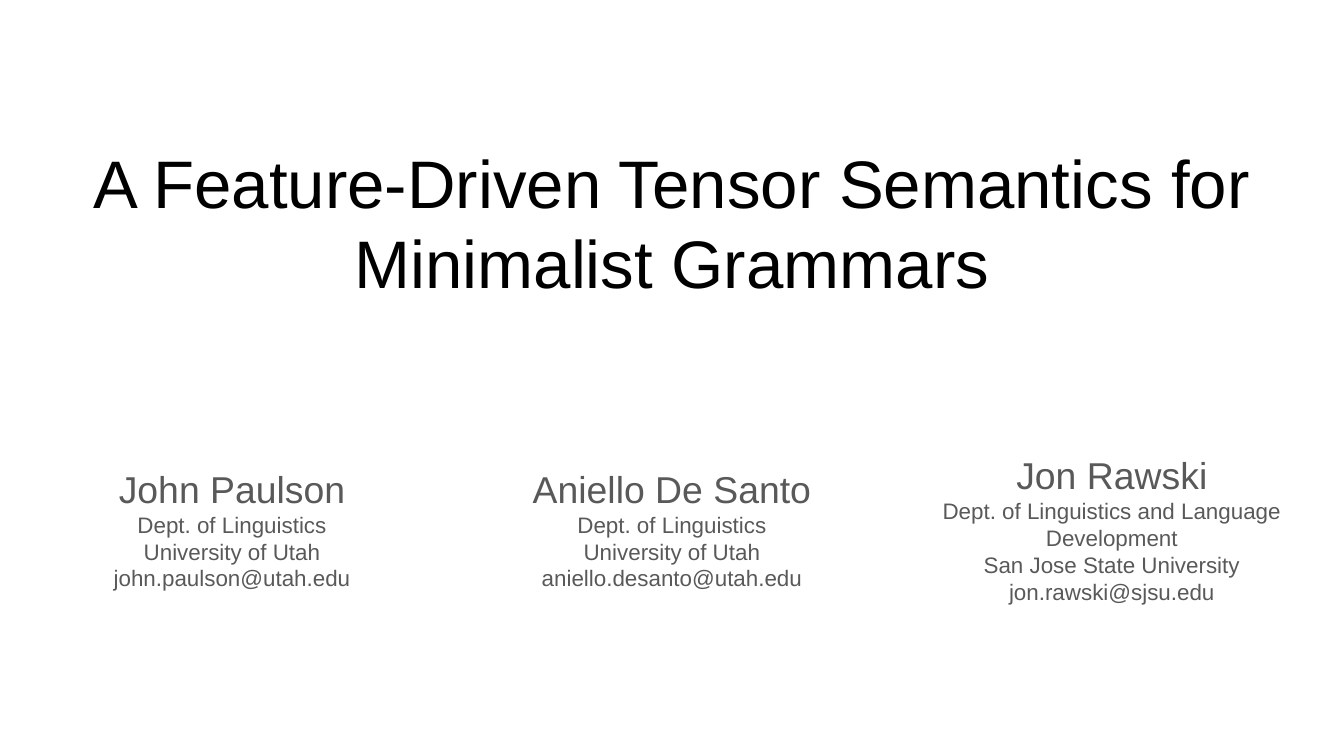
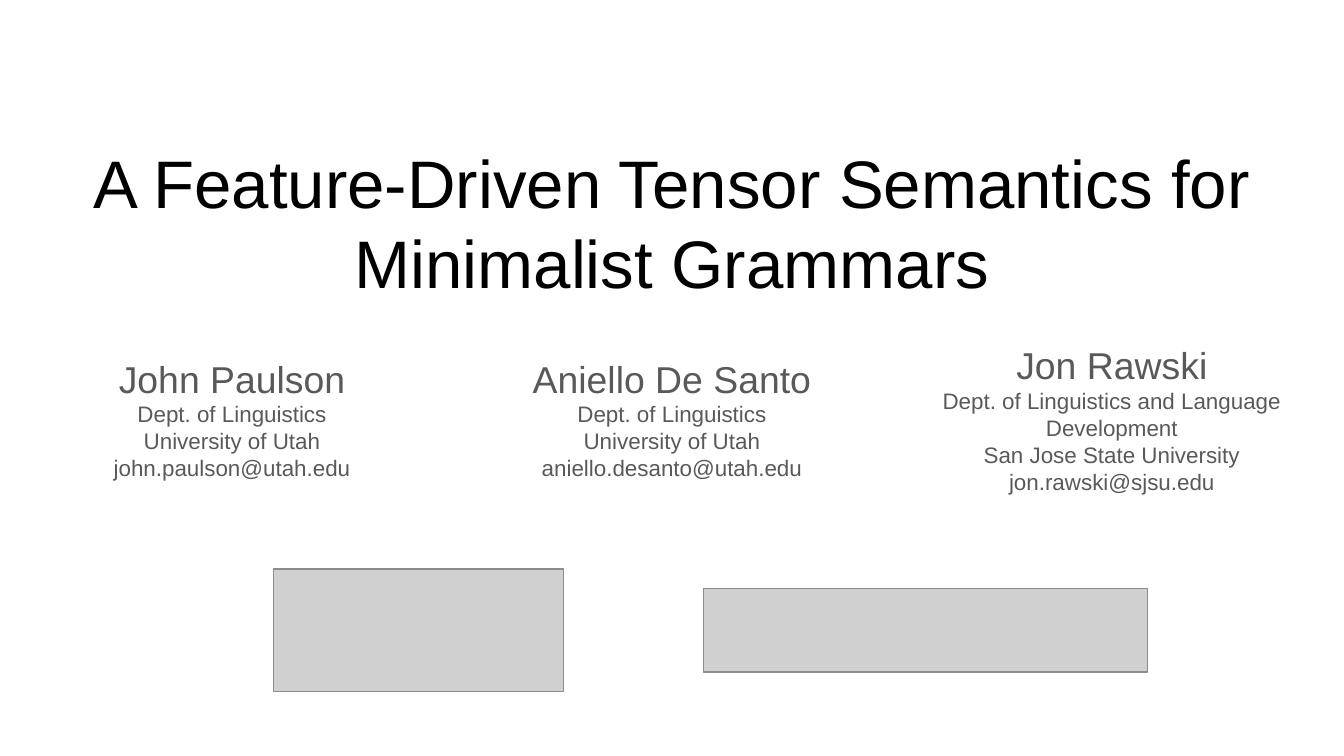
Before and after one commit to JPJ280/jpj280.github.io, a slide deck: slide 1 of publications/SCIL_2026_MG_Tensors/slides/SCIL_2026_MG_Tensors_Slides.pptx. Drawn at 1344x756 pixels with LibreOffice and Linux fonts; fonts in the diff are those of the drawing; grey boxes stand for pictures. Boxes give left, top, right and bottom in pixels: in the first picture for what was removed or moved away, otherwise in the second. Text is boxed around its words. In the diff, an @@ line names an element or a change of style, - is before the commit and + after.

```diff
--- a/publications/SCIL_2026_MG_Tensors/slides/SCIL_2026_MG_Tensors_Slides.pptx
+++ b/publications/SCIL_2026_MG_Tensors/slides/SCIL_2026_MG_Tensors_Slides.pptx
@@ 3 texts moved together from (x1=114, y1=462, x2=1280, y2=605) to (x1=114, y1=352, x2=1280, y2=495) @@
@@ picture added at (x1=273, y1=569, x2=563, y2=691) @@
@@ picture added at (x1=704, y1=589, x2=1148, y2=672) @@
```
Also in this commit, not shown: 6 other slides changed, 6 slides added, 2 other files.
